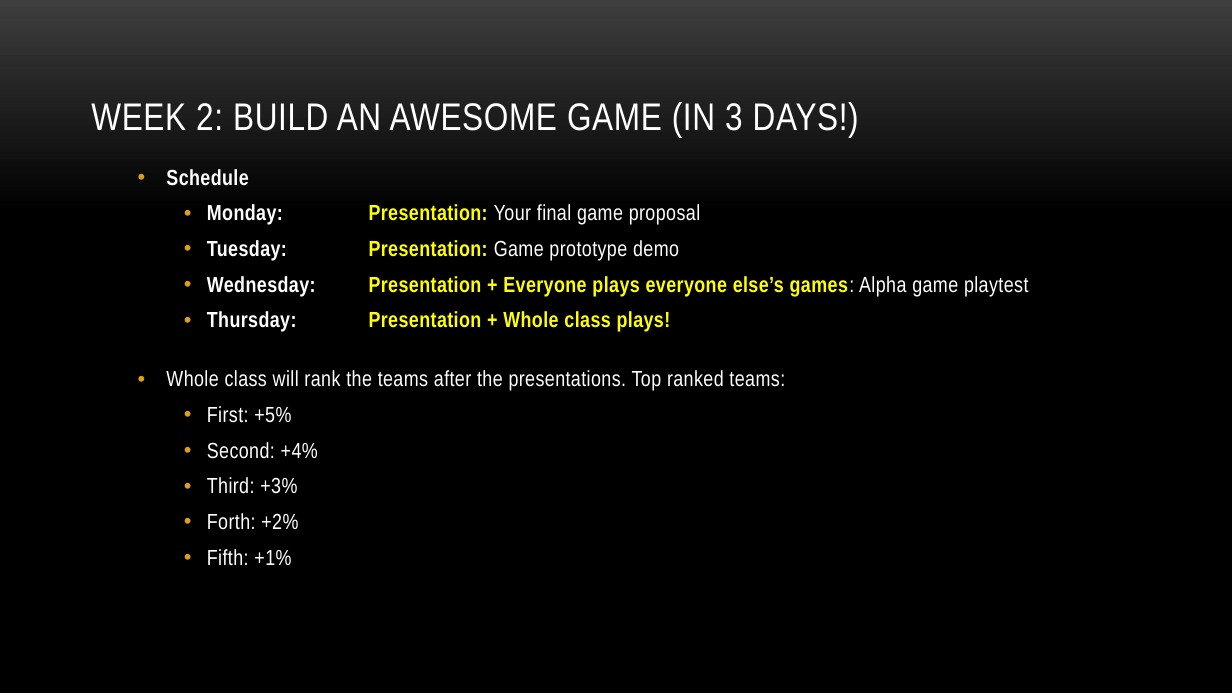
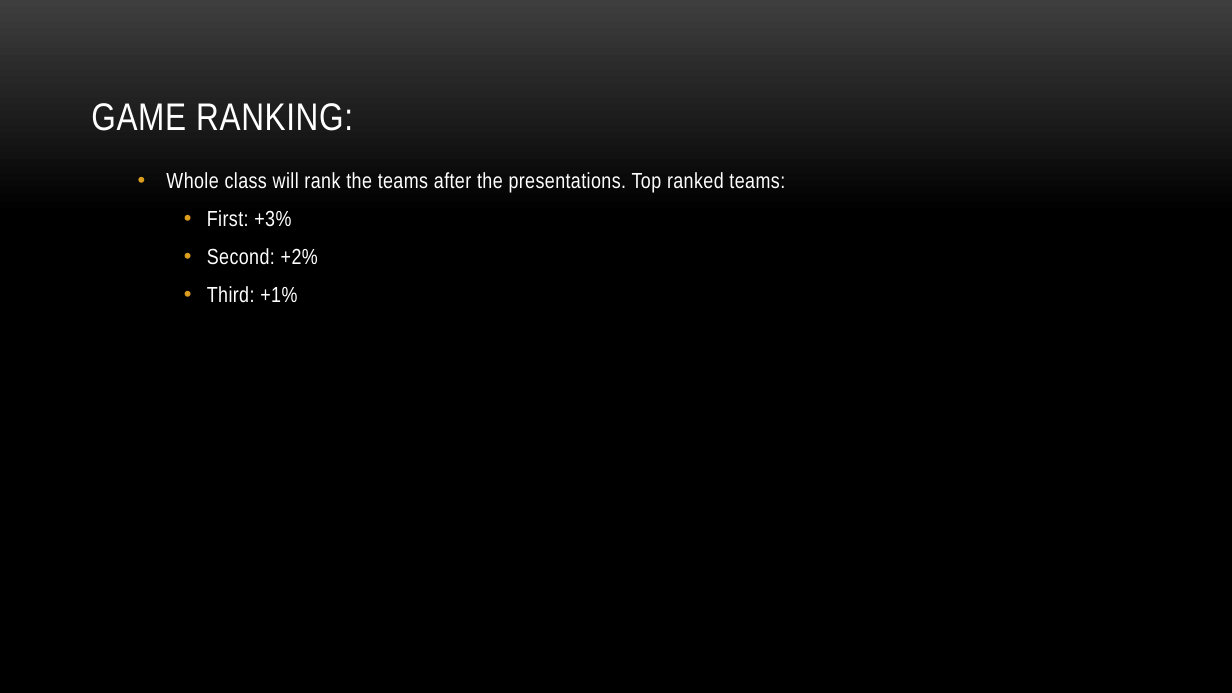
Before and after one commit to myuwbclasses/IntroGameDev-XJTU, a slide deck: slide 14 of PPT/Intro.pptx. Drawn at 1232x693 pixels with LibreOffice and Linux fonts; fonts in the diff are those of the drawing; background and template pictures are left out. Boxes give left, top, right and bottom in pixels: in the first picture for what was removed or moved away, otherwise in the second. Text is boxed around its words. In the diff, an @@ line names an element or a change of style, - is before the commit and + after.

Commit message:
First pass schedule for 2025

```diff
--- a/PPT/Intro.pptx
+++ b/PPT/Intro.pptx
@@ title at box(91, 103, 353, 131): text changed @@
-WEEK 2: BUILD AN AWESOME GAME (IN 3 DAYS!)
+GAME RANKING:
@@ text at box(166, 169, 1028, 332): paragraphs removed @@
-  • Schedule
-    • Monday: Presentation: Your final game proposal
-    • Tuesday: Presentation: Game prototype demo
-    • Wednesday: Presentation + Everyone plays everyone else’s games: Alpha game playtest
-    • Thursday: Presentation + Whole class plays!
@@ text at box(166, 172, 785, 193): line spacing 0.9 to 1 @@
@@ text at box(207, 210, 318, 303): text changed @@
-    • First: +5%
-    • Second: +4%
-    • Third: +3%
-    • Forth: +2%
-    • Fifth: +1%
+    • First: +3%
+    • Second: +2%
+    • Third: +1%
```
Also in this commit, not shown: 10 other slides changed, 9 other files.
